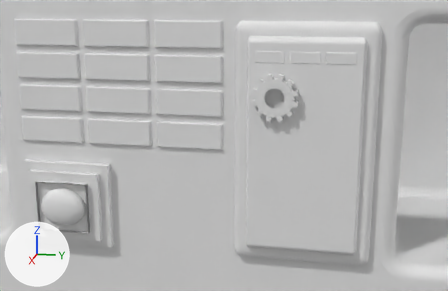
Renders of the Blender file walle.blend from each side of a commit.
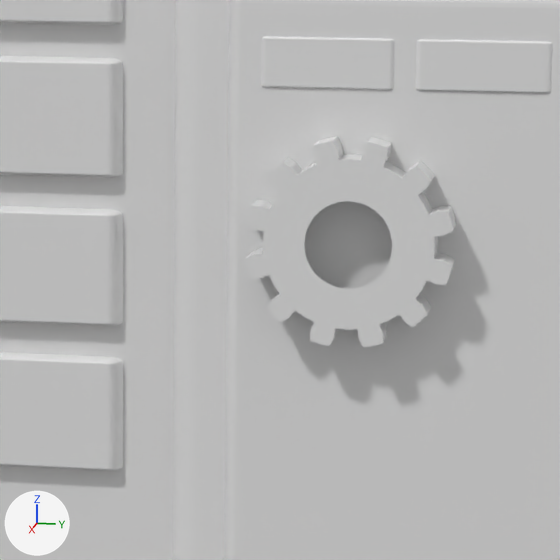
There are two pictures of each version: one from a 50 mm lens placed at (2.311, 0.344, 0.988), pointed at (1.088, 0.099, 0.682), one close up on the part from 44% to 72% of the width and 15% to 58% of the height. The axes (+X, +Y, +Z) are drawn at lower left. The lights are the same throughout.
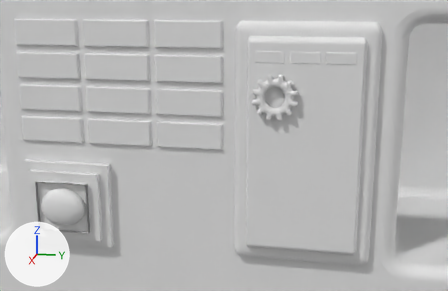
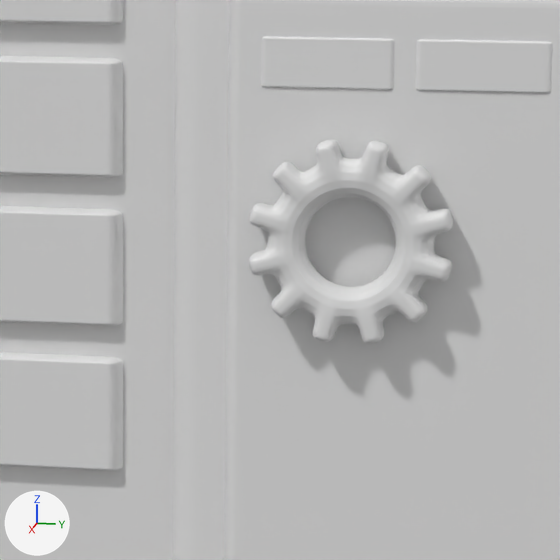
Commit message: Positioned the Gear

What the commit changed:
me_gear_001 is used by ob_gear_001; location (1.0444, 0.1978, 0.778); rotation (0.0, 1.571, 0.0), in degrees (0, 90, 0); scale (0.0446, 0.0446, 0.0446).
me_gear_001 had 336 vertices, 288 faces and spanned x -1.09..1.09, y -1.09..1.09, z -0.2..0.2.
me_gear_001 now has 336 vertices, 336 faces and spans x -1.09..1.09, y -1.09..1.09, z -0.2..0.2.
Part 1, on me_gear_001:
48 new faces join them.
Object 'Gear.001' (ob_gear_001) gains a SUBSURF modifier named 'Subdivision'.
Modifier setting: levels = 2.

Location of each change, [x1, y1, x2, y2] in pixels of the close-ups (560 x 560 px):
'Gear.001', reshaped, modifiers changed: before [245, 136, 456, 348]; after [249, 140, 453, 344]
part 1 of me_gear_001, added: after [298, 194, 400, 294]
